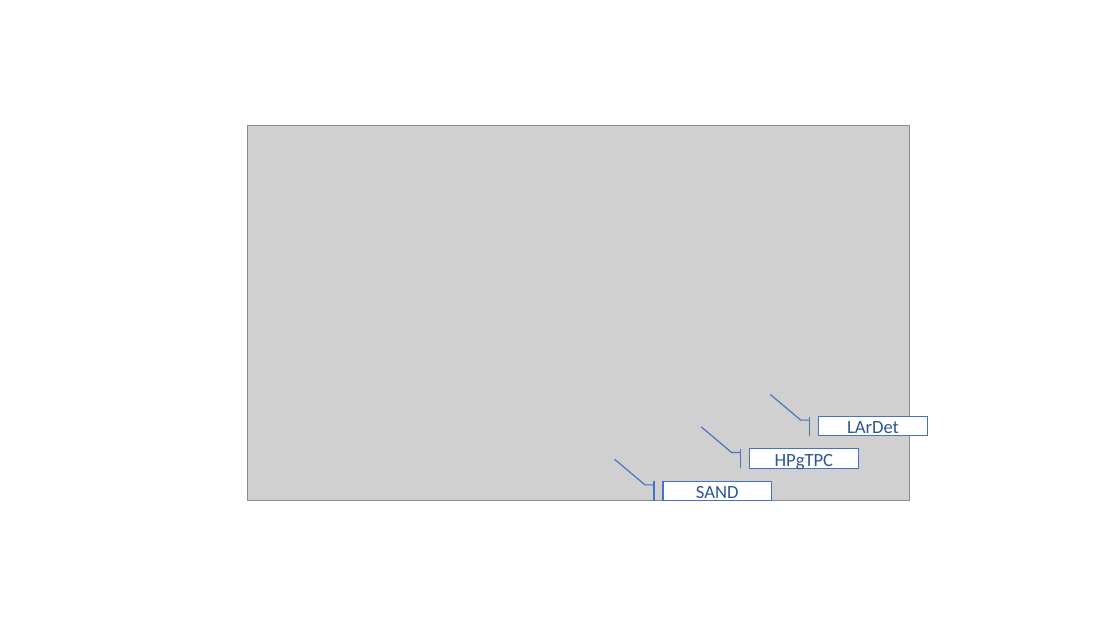
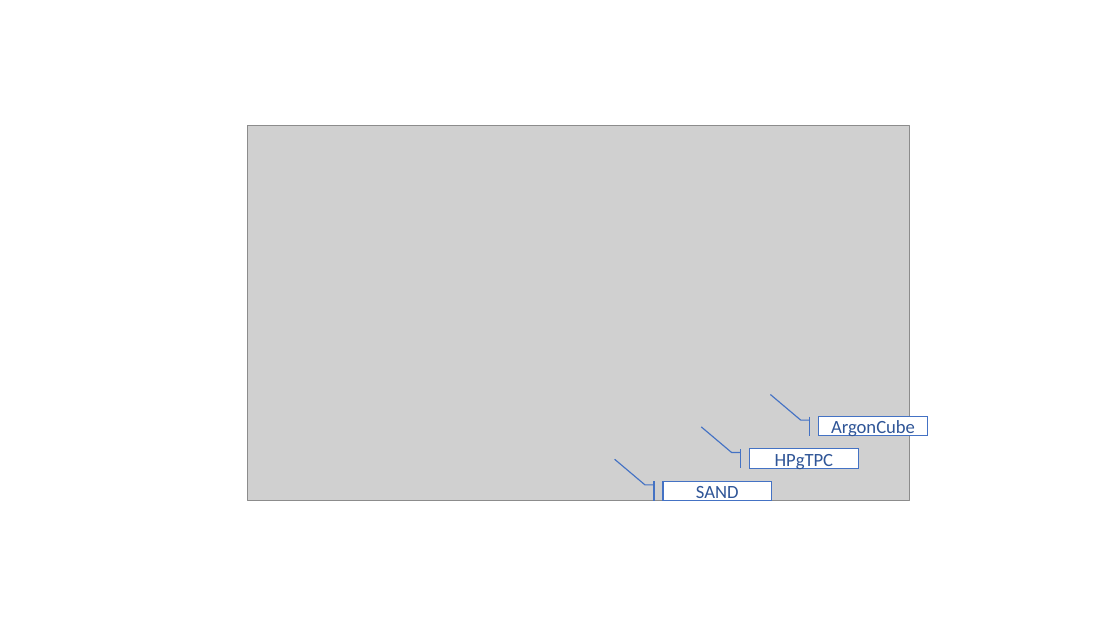
Before and after one commit to Trenchcoat95/thesys2019, a slide deck: slide 7 of Immagini.pptx. Drawn at 1120x630 pixels with LibreOffice and Linux fonts; fonts in the diff are those of the drawing; grey boxes stand for pictures. Boxes give left, top, right and bottom in pixels: in the first picture for what was removed or moved away, otherwise in the second. Text is boxed around its words. In the diff, an @@ line names an element or a change of style, - is before the commit and + after.

```diff
--- a/Immagini.pptx
+++ b/Immagini.pptx
@@ text in accent border callout at [831, 420, 915, 439]: text changed @@
-LArDet
+ArgonCube
```
Also in this commit, not shown: 13 other files.
